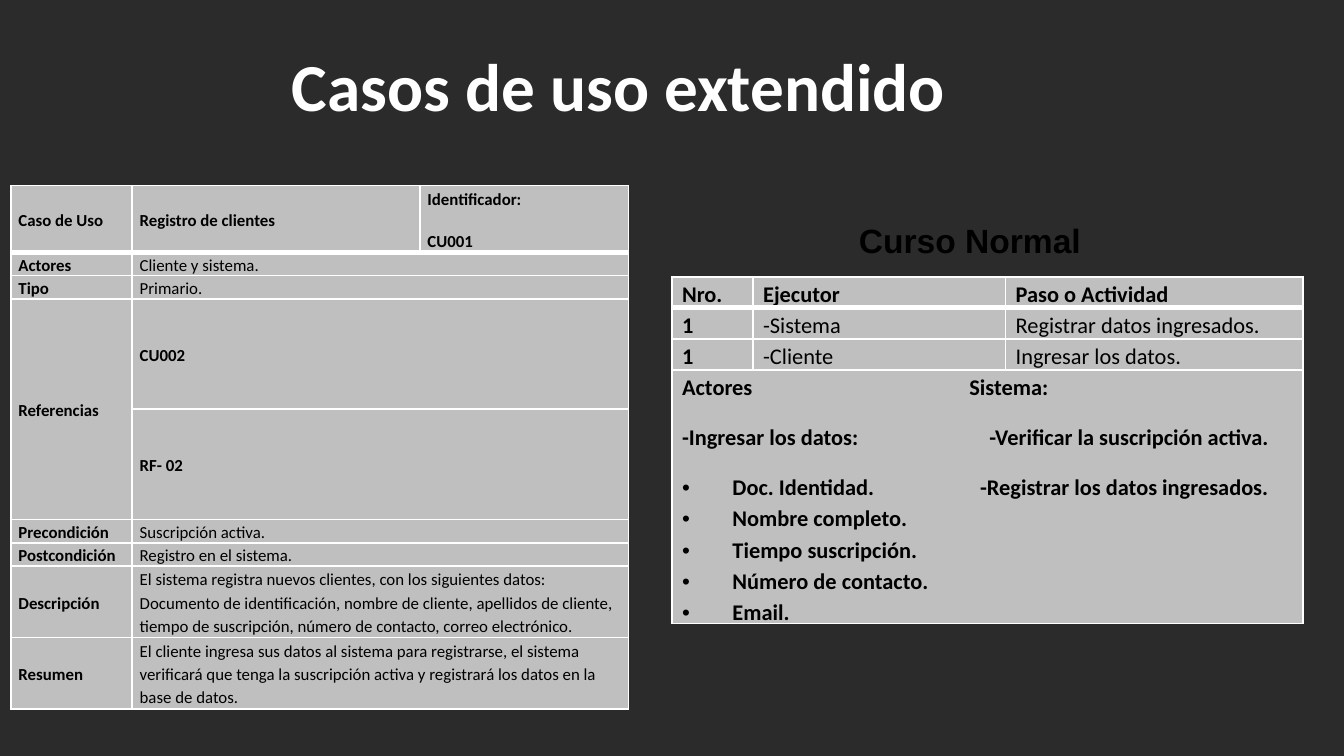
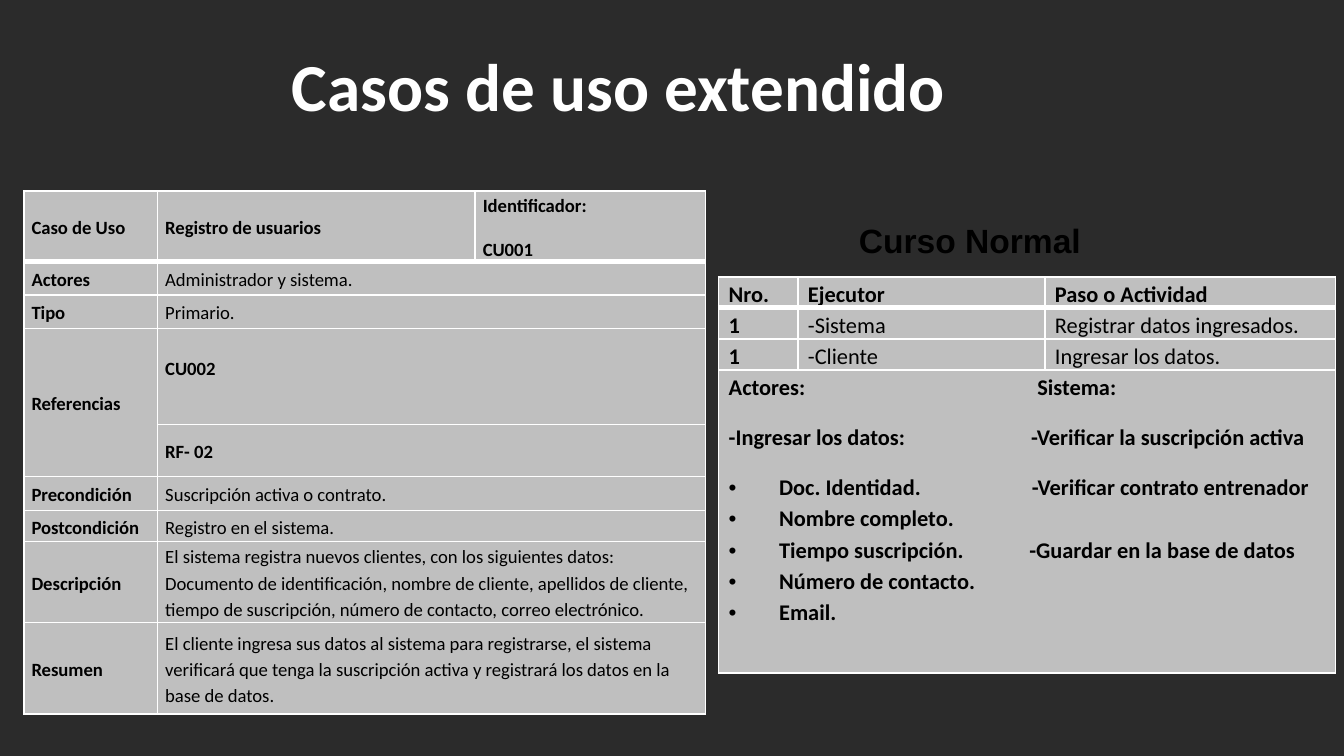
Before and after one commit to teamfsteelsystem/ProyectoFSS, a slide deck: slide 13 of Descripcion FSS/ExpoOficialFSS.pptx. Drawn at 1344x756 pixels with LibreOffice and Linux fonts; fonts in the diff are those of the drawing; background and template pictures are left out; a plain dark background stands for a picture behind light text. Boxes give left, top, right and bottom in pixels: in the first picture for what was removed or moved away, otherwise in the second. Text is boxed around its words. In the diff, an @@ line names an element or a change of style, - is before the commit and + after.

```diff
--- a/Descripcion FSS/ExpoOficialFSS.pptx
+++ b/Descripcion FSS/ExpoOficialFSS.pptx
@@ table at bbox=[24, 191, 706, 711] @@
-row 1, column 2: Registro de clientes
+row 1, column 2: Registro de usuarios
-row 2, column 2: Cliente y sistema.
+row 2, column 2: Administrador y sistema.
-row 6, column 2: Suscripción activa.
+row 6, column 2: Suscripción activa o contrato.
@@ size 9 to 10 pt in "Caso de Uso", "Identificador:", "CU001", "Actores" and 12 more places @@
@@ table: place and size @@
-table at bbox=[11, 185, 628, 713]
+table at bbox=[24, 191, 706, 711]
@@ table at bbox=[719, 277, 1336, 665] @@
-row 4, column 1: Actores Sistema: / -Ingresar los datos: -Verificar la suscripción activa. / Doc. Identidad. -Registrar los datos ingresados. / Nombre completo. / Tiempo suscripción. / Número de contacto. / Email.
+row 4, column 1: Actores: Sistema: / -Ingresar los datos: -Verificar la suscripción activa / Doc. Identidad. -Verificar contrato entrenador / Nombre completo. / Tiempo suscripción. -Guardar en la base de datos / Número de contacto. / Email.
@@ table: place and size @@
-table at bbox=[672, 277, 1302, 631]
+table at bbox=[719, 277, 1336, 665]
```
Also in this commit, not shown: 8 other slides changed.
